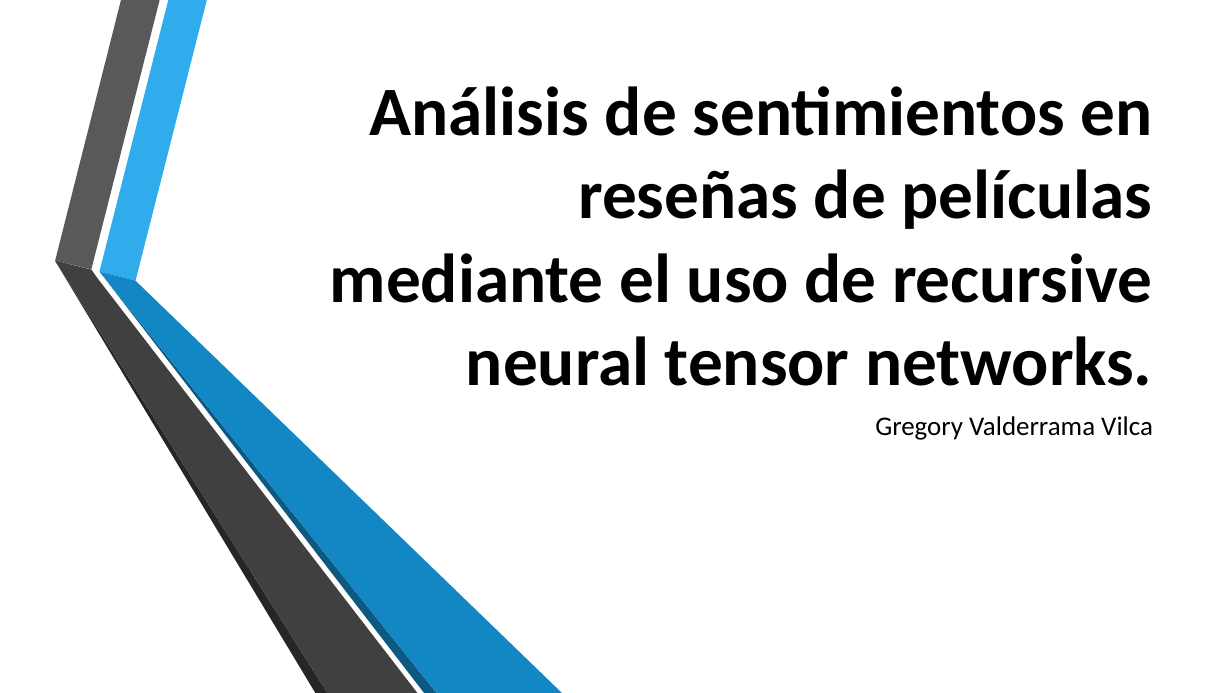
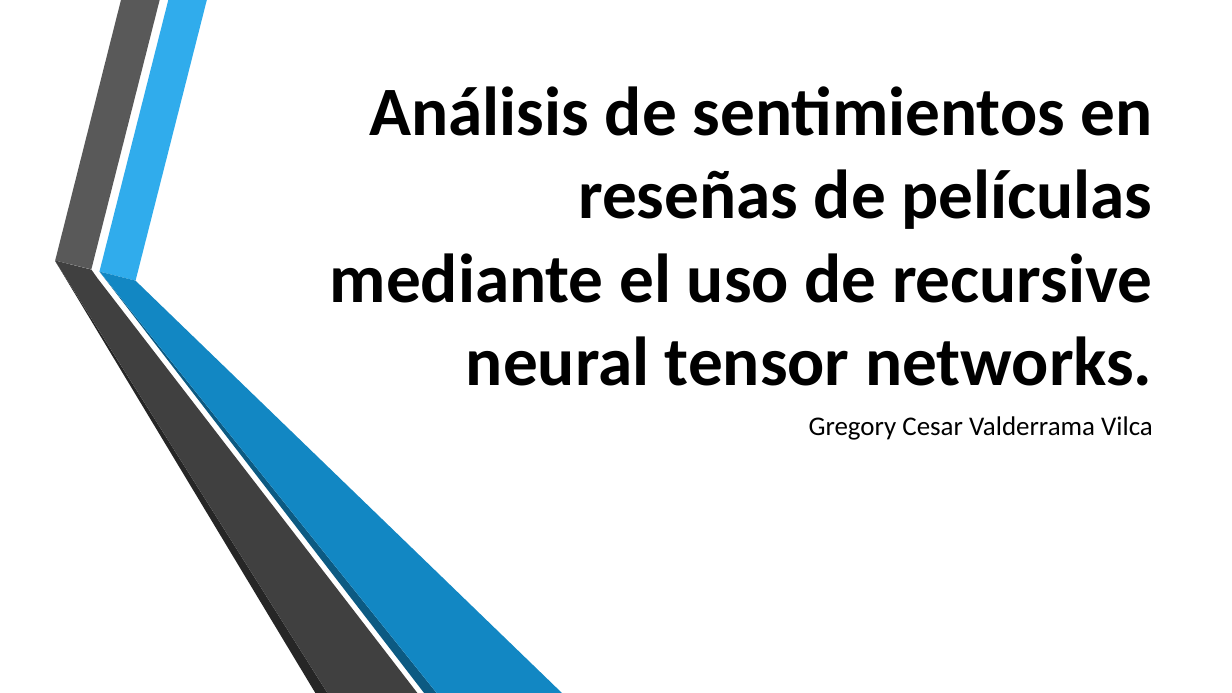
Before and after one commit to gcvalderrama/pucp_dl_RNTN, a slide deck: slide 1 of Análisis de sentimientos en reseñas de películas mediante.pptx. Drawn at 1232x693 pixels with LibreOffice and Linux fonts; fonts in the diff are those of the drawing; background and template pictures are left out. Boxes give left, top, right and bottom in pixels: in the first picture for what was removed or moved away, otherwise in the second. Text is boxed around its words. In the diff, an @@ line names an element or a change of style, - is before the commit and + after.

Commit message:
add text and presentation

```diff
--- a/Análisis de sentimientos en reseñas de películas mediante.pptx
+++ b/Análisis de sentimientos en reseñas de películas mediante.pptx
@@ subtitle at bbox=[809, 416, 1153, 440]: text changed @@
-Gregory Valderrama Vilca
+Gregory Cesar Valderrama Vilca
```
Also in this commit, not shown: 7 other slides changed, 5 slides added, 1 slide removed, 8 other files.
